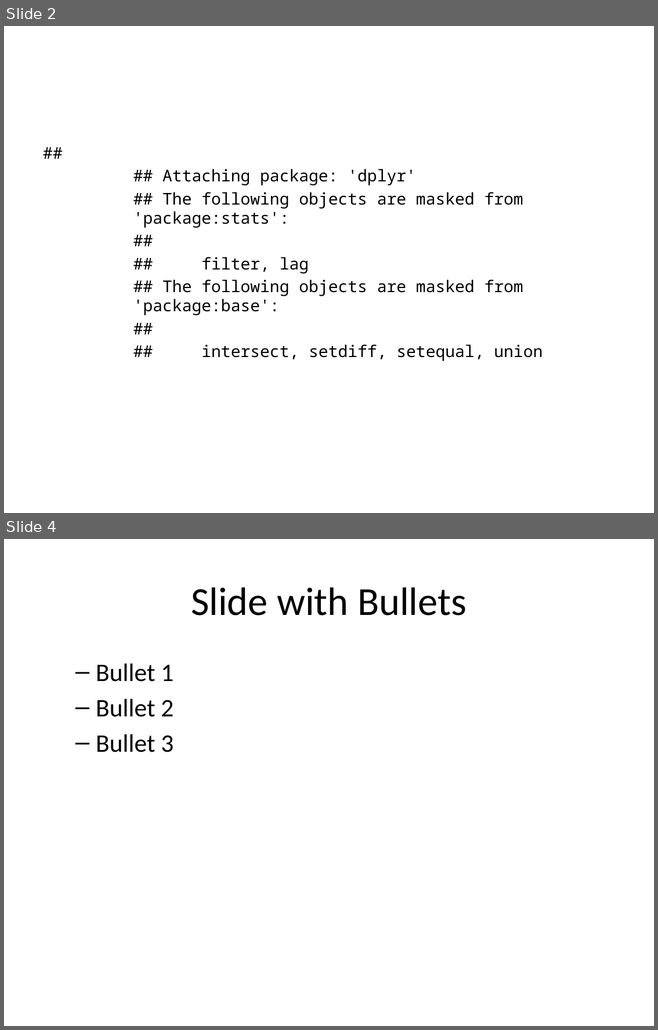
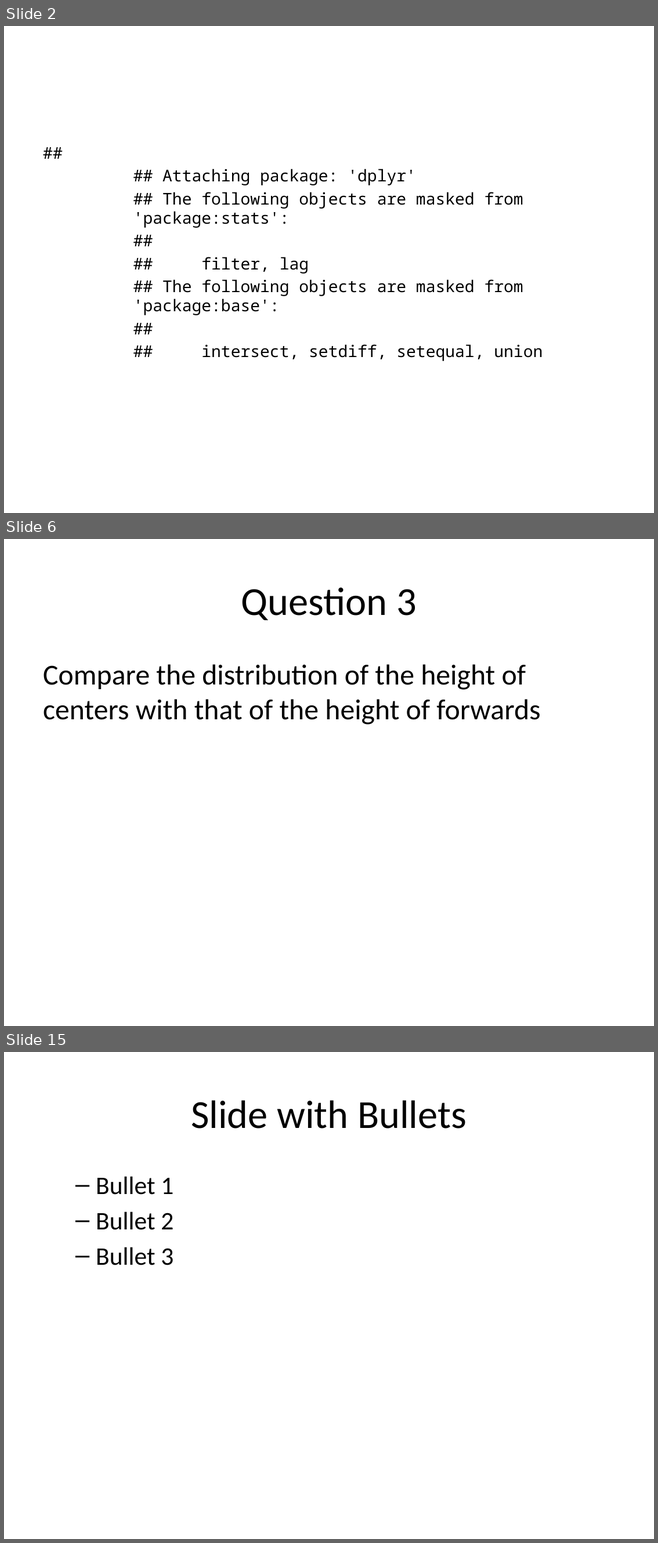
Before and after one commit to rmpalmer/MDS-6306-Doing-Data-Science-Fall-2019, a slide deck: Unit 2/Richard_Palmer_LiveSession_2.pptx. Shown one above the other, each under a label of ours: slides 2 and 4 before the commit, slides 2, 6 and 15 after it; the slides between them are not shown. The pictures are 658x1030 and 658x1543 pixels, drawn with LibreOffice and Linux fonts; fonts in the diff are those of the drawing. Boxes give left, top, right and bottom in pixels: in the first picture for what was removed or moved away, otherwise in the second. Text is boxed around its words. In the diff, an @@ line names an element or a change of style, - is before the commit and + after.

Commit message:
mostly working through question 7

```diff
--- a/Unit 2/Richard_Palmer_LiveSession_2.pptx
+++ b/Unit 2/Richard_Palmer_LiveSession_2.pptx
@@ slide 6 added at (x1=4, y1=539, x2=654, y2=1026), background #FFFFFF @@
@@ title added at (x1=241, y1=587, x2=416, y2=620), 44 pt, text #000000 @@
+Question 3
@@ text added at (x1=43, y1=664, x2=540, y2=725), 32 pt, text #000000 @@
+Compare the distribution of the height of centers with that of the height of forwards
@@ what was slide 4 is now slide 15 @@
```
Also in this commit, not shown: 11 other slides added, 1 slide removed, 1 other file.
